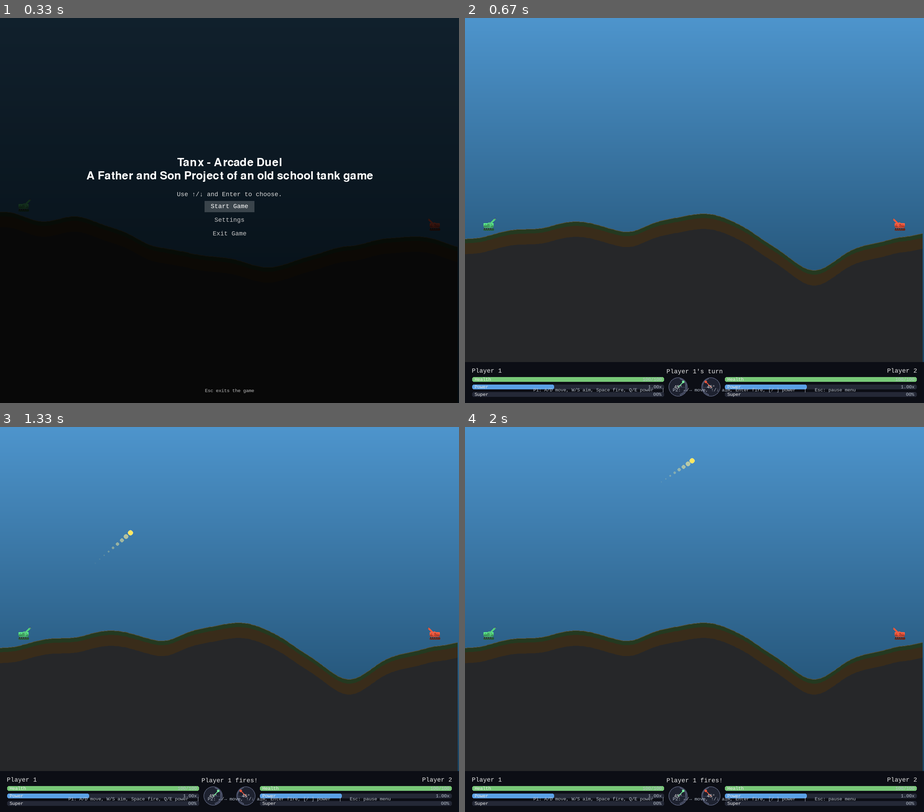
Above: before the commit, frames 1-4 (two rows, left to right).
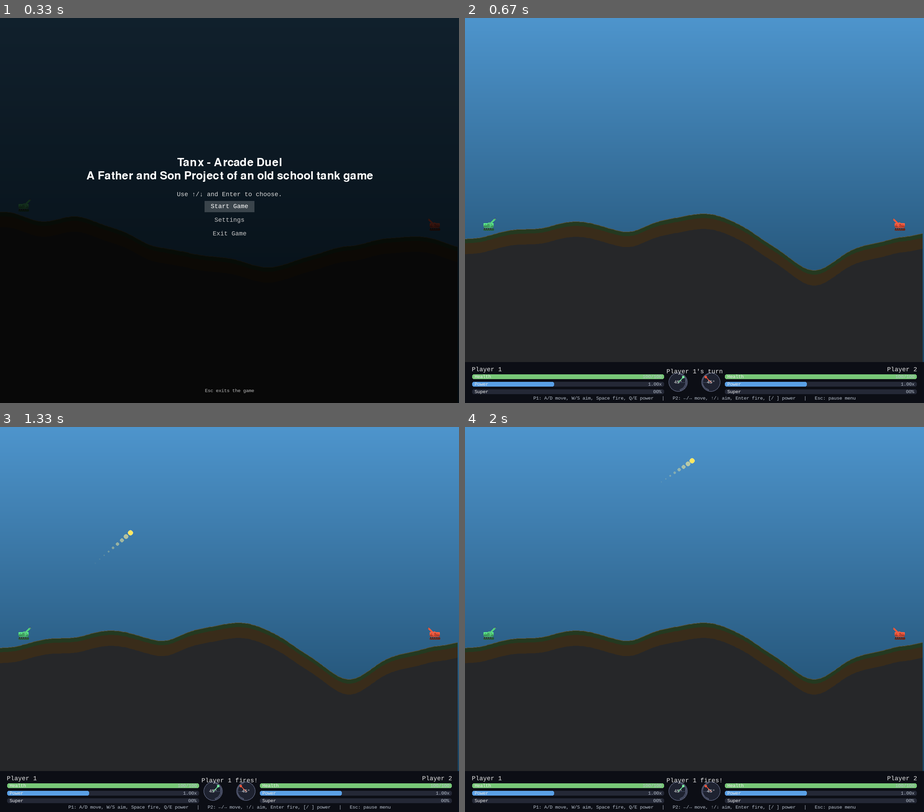
Above: after the commit, the same moments.

Repository: CKone/tanx-game
Game: pygame game, started from main.py
Same seed, same stepped clock (60 frames per second), same inputs: the game is played once before the commit and once after it.
Inputs:
- Up to frame 1 (0.33 s): no input
- Up to frame 2 (0.67 s): tap Enter at 0.33 s
- Up to frame 3 (1.33 s): tap Space at 0.67 s
- Up to frame 4 (2 s): hold Up 1.5-1.97 s; tap Space at 1.57, 1.87 s

Frame 1 is identical in both runs. In frame 2, 4.1% of the frame differs, in the area x 1-99%, y 90-100%; in frame 3, 4.1%; in frame 4, 4.1%.

Commit message:
Adjust UI layout for improved spacing in the draw_ui function

Diff:
--- a/tanx_game/pygame/menus.py
+++ b/tanx_game/pygame/menus.py
@@ -18,7 +18,7 @@
     overlay.fill((10, 12, 20, 235))
     surface.blit(overlay, (0, panel_top))
 
-    stats_top = panel_top + 16
+    stats_top = panel_top + 12
     section_padding = 20
     bar_height = 16
     bar_spacing = 6
@@ -160,11 +160,11 @@
 
         bar_total_height = bar_height * 3 + bar_spacing * 2
         if center_layout:
-            dial_center_y = name_y + name_surface.get_height() + dial_radius + 6
+            dial_center_y = name_y + name_surface.get_height() + dial_radius + 2
             bar_top = dial_center_y + dial_radius + 10
         else:
-            bar_top = name_y + name_surface.get_height() + 6
-            dial_center_y = bar_top + bar_total_height // 2
+            bar_top = name_y + name_surface.get_height() + 2
+            dial_center_y = bar_top + bar_total_height // 2 - 6
 
         bar_rects = []
         current_y = bar_top
@@ -229,10 +229,7 @@
     instructions_text = "   |   ".join(instruction_parts)
     instructions_surface = app.font_small.render(instructions_text, True, text_muted)
     instructions_rect = instructions_surface.get_rect(centerx=width // 2)
-    bottom_margin = max(20, panel_height // 4)
-    instructions_rect.bottom = panel_top + panel_height - bottom_margin
-    if instructions_rect.bottom < panel_top + instructions_surface.get_height() + 12:
-        instructions_rect.bottom = panel_top + instructions_surface.get_height() + 12
+    instructions_rect.bottom = panel_top + panel_height - 6
     surface.blit(instructions_surface, instructions_rect)
 
     if app.cheat_enabled and app.cheat_menu_visible:
